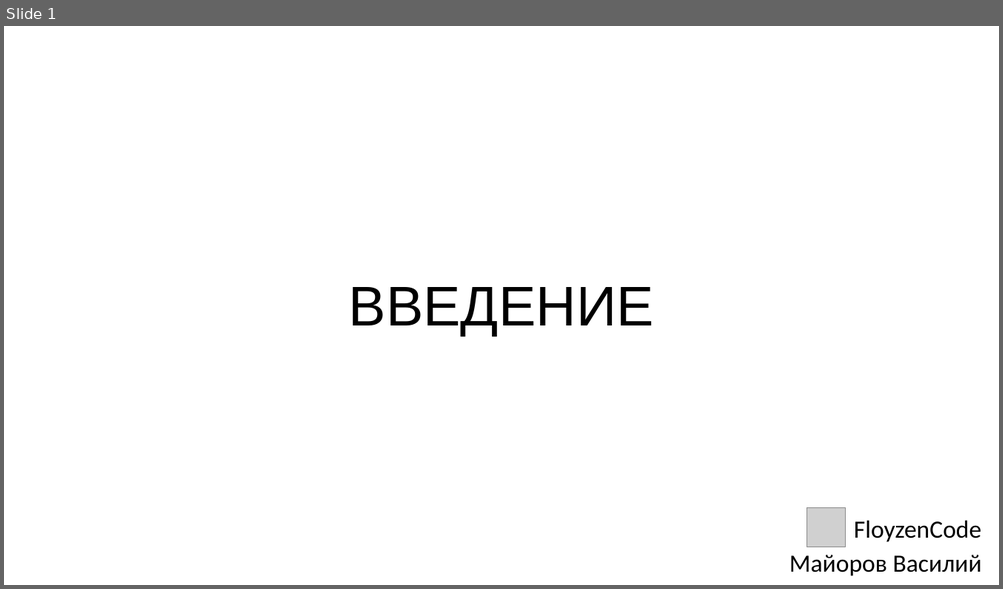
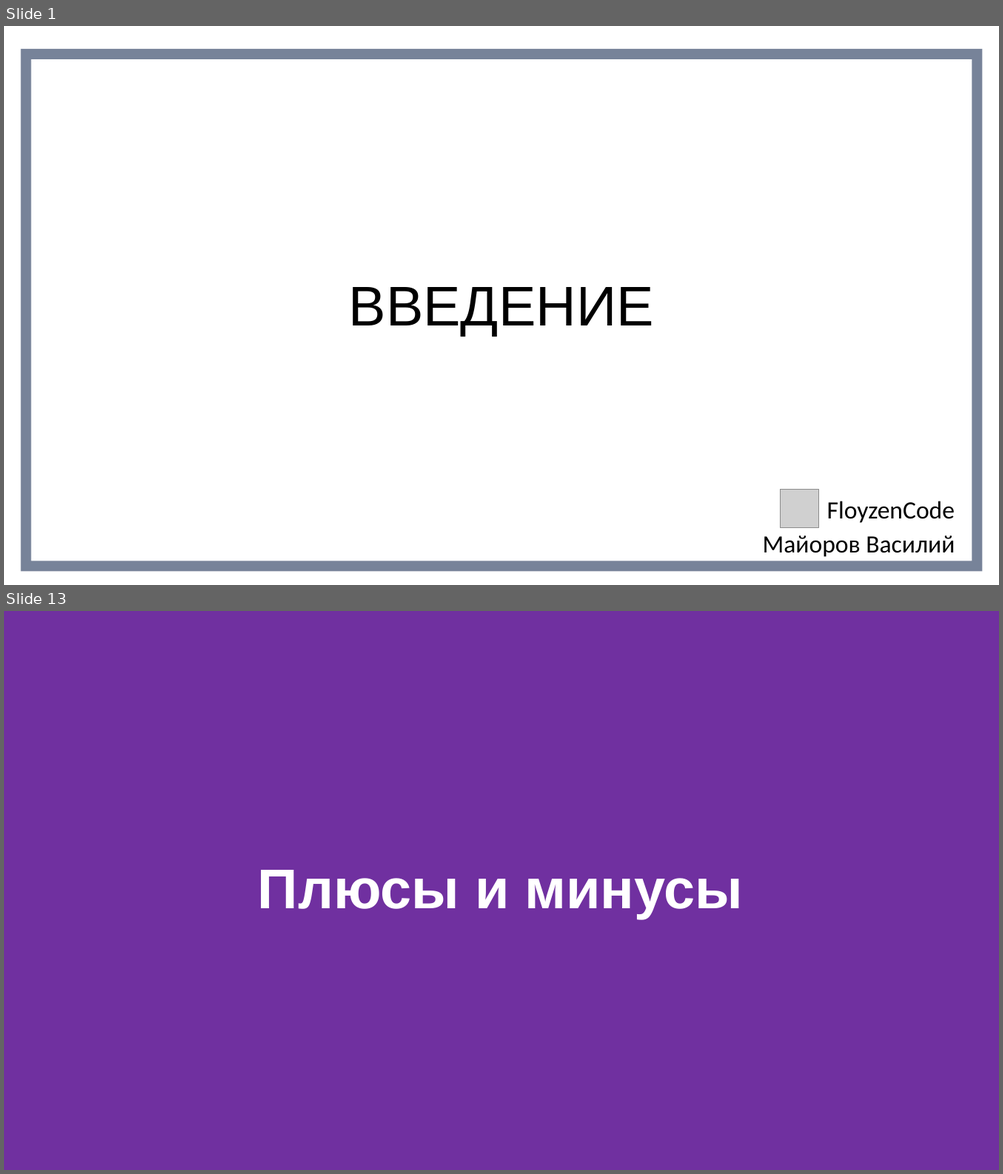
Before and after one commit to FloyzenCode/cpp-lectures, a slide deck: lecture1/lecture1.pptx. Shown one above the other, each under a label of ours: slide 1 before the commit, slides 1 and 13 after it; the slides between them are not shown. The pictures are 1003x589 and 1003x1174 pixels, drawn with LibreOffice and Linux fonts; fonts in the diff are those of the drawing; grey boxes stand for pictures. Boxes give left, top, right and bottom in pixels: in the first picture for what was removed or moved away, otherwise in the second. Text is boxed around its words. In the diff, an @@ line names an element or a change of style, - is before the commit and + after.

```diff
--- a/lecture1/lecture1.pptx
+++ b/lecture1/lecture1.pptx
@@ slide 13 added at box(4, 611, 999, 1170), background #7030A0 @@
@@ title added at box(258, 870, 743, 919), 54 pt, text #FFFFFF, bold @@
+Плюсы и минусы
@@ slide 1 changed as well @@
@@ rectangle added at box(25, 54, 977, 567), outline #1E3256 10 pt @@
@@ 1 picture, 1 text, 1 subtitle: place and size @@
-1 picture, 1 text, 1 subtitle at box(789, 508, 982, 577)
+1 picture, 1 text, 1 subtitle at box(762, 489, 954, 557)
```
Also in this commit, not shown: 49 other slides added, 1 slide removed, 14 other files.
